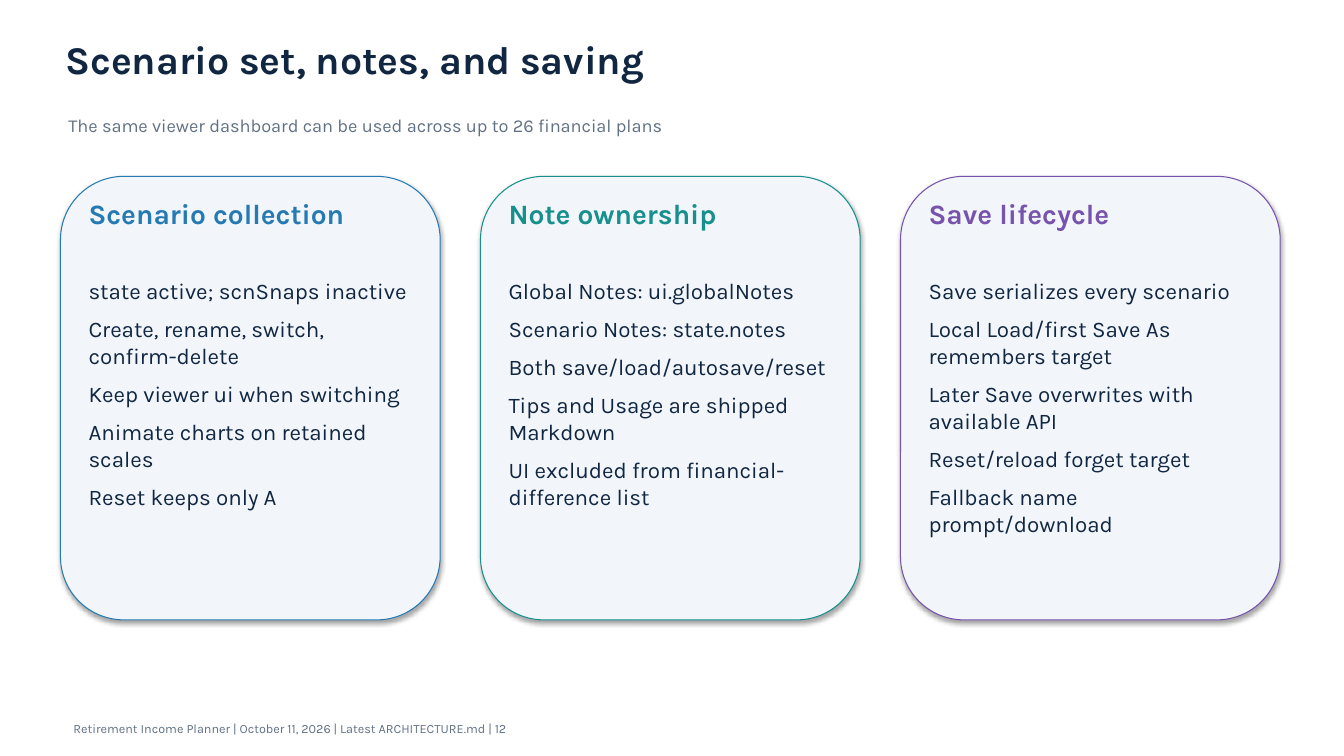
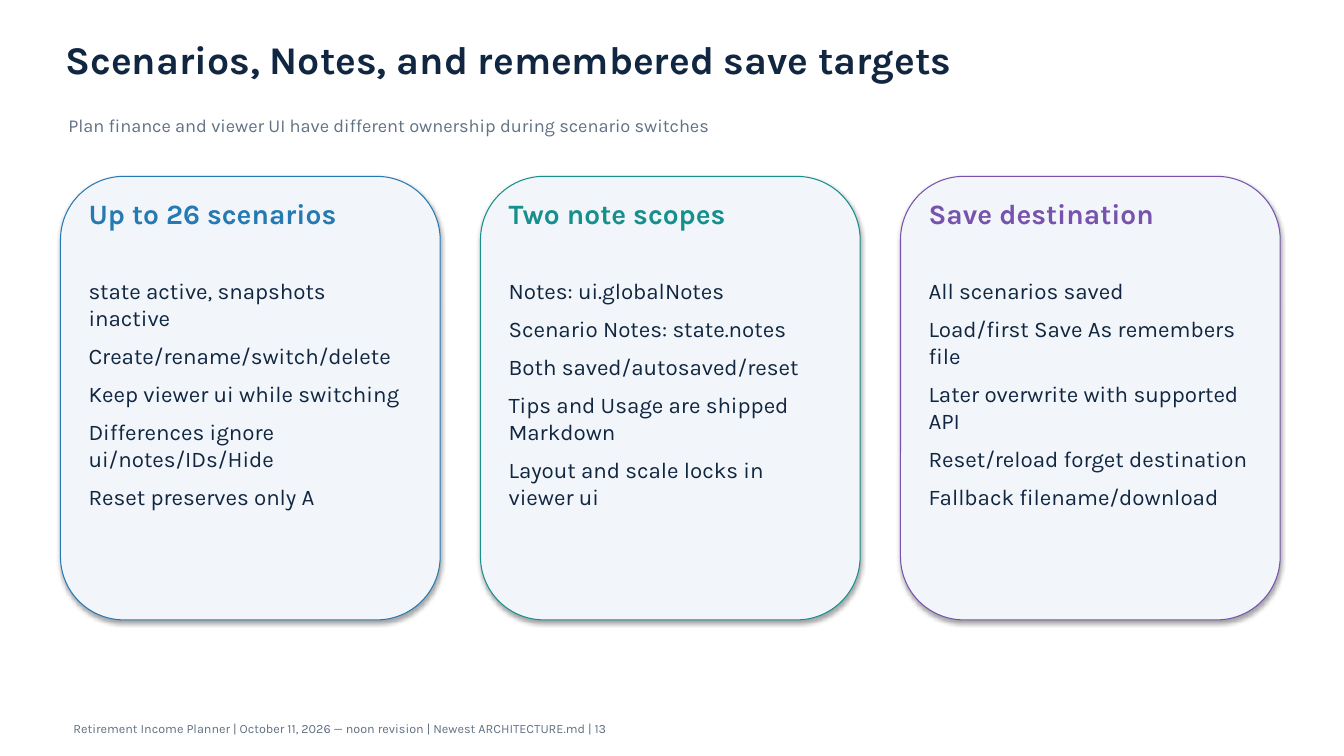
Before and after one commit to howardc64/retirefin, a slide deck: slide 13 of docs/retirement_income_planner_architecture.pptx (slide 12 before the commit). Drawn at 1344x756 pixels with LibreOffice and Linux fonts; fonts in the diff are those of the drawing. Boxes give left, top, right and bottom in pixels: in the first picture for what was removed or moved away, otherwise in the second. Text is boxed around its words. In the diff, an @@ line names an element or a change of style, - is before the commit and + after.

```diff
--- a/docs/retirement_income_planner_architecture.pptx
+++ b/docs/retirement_income_planner_architecture.pptx
@@ text at [65,46,951,84]: text changed @@
-Scenario set, notes, and saving
+Scenarios, Notes, and remembered save targets
@@ text at [68,119,709,137]: text changed @@
-The same viewer dashboard can be used across up to 26 financial plans
+Plan finance and viewer UI have different ownership during scenario switches
@@ text at [89,204,336,231]: text changed @@
-Scenario collection
+Up to 26 scenarios
@@ text at [509,205,725,231]: text changed @@
-Note ownership
+Two note scopes
@@ text at [929,204,1153,225]: text changed @@
-Save lifecycle
+Save destination
@@ text at [89,283,399,511]: text changed @@
-state active; scnSnaps inactive
-Create, rename, switch, confirm-delete
-Keep viewer ui when switching
-Animate charts on retained scales
-Reset keeps only A
+state active, snapshots inactive
+Create/rename/switch/delete
+Keep viewer ui while switching
+Differences ignore ui/notes/IDs/Hide
+Reset preserves only A
@@ text at [509,283,724,305]: text changed @@
-Global Notes: ui.globalNotes
+Notes: ui.globalNotes
@@ text at [929,283,1247,507]: text changed @@
-Save serializes every scenario
-Local Load/first Save As remembers target
-Later Save overwrites with available API
-Reset/reload forget target
-Fallback name prompt/download
+All scenarios saved
+Load/first Save As remembers file
+Later overwrite with supported API
+Reset/reload forget destination
+Fallback filename/download
@@ text at [509,358,799,377]: text changed @@
-Both save/load/autosave/reset
+Both saved/autosaved/reset
@@ text at [509,462,763,506]: text changed @@
-UI excluded from financial-difference list
+Layout and scale locks in viewer ui
@@ text at [73,724,607,734]: text changed @@
-Retirement Income Planner | October 11, 2026 | Latest ARCHITECTURE.md | 12
+Retirement Income Planner | October 11, 2026 — noon revision | Newest ARCHITECTURE.md | 13
```
Also in this commit, not shown: 9 other slides changed, 5 slides added, 4 slides removed, 16 other files.
